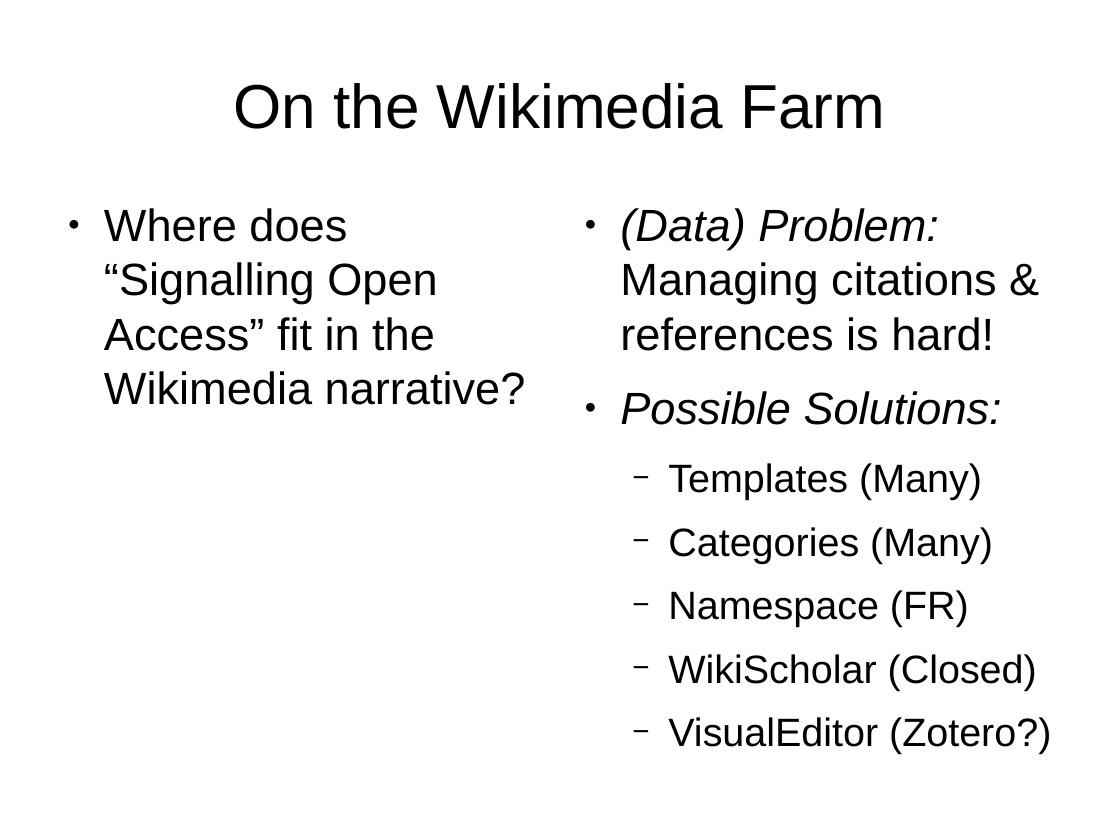
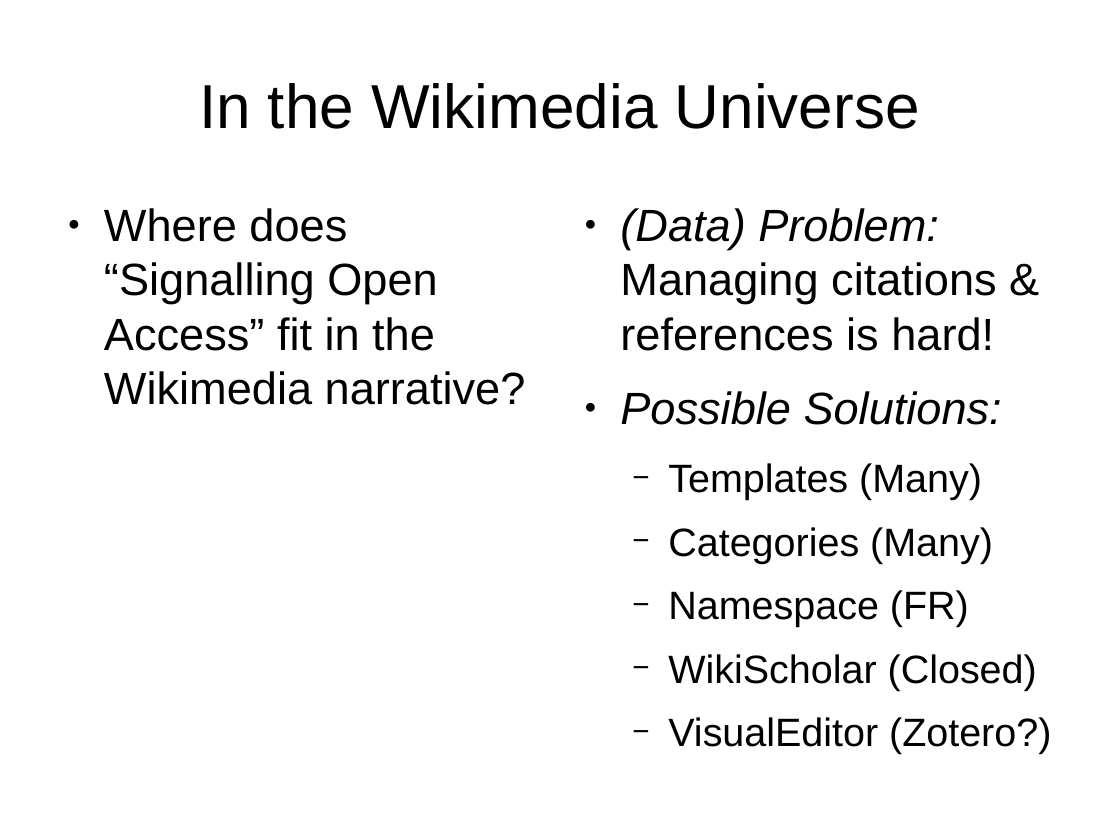
Before and after one commit to wpoa/OA-signalling, a slide deck: slide 23 of csvconf/csvconf_data-hacking_with_wikimedia_projects.odp (slide 30 before the commit). Drawn at 1120x840 pixels with LibreOffice and Linux fonts; fonts in the diff are those of the drawing. Boxes give left, top, right and bottom in pixels: in the first picture for what was removed or moved away, otherwise in the second. Text is boxed around its words. In the diff, an @@ line names an element or a change of style, - is before the commit and + after.

```diff
--- a/csvconf/csvconf_data-hacking_with_wikimedia_projects.odp
+++ b/csvconf/csvconf_data-hacking_with_wikimedia_projects.odp
@@ title at box(199, 83, 920, 129): text changed @@
-On the Wikimedia Farm
+In the Wikimedia Universe
```
Also in this commit, not shown: 5 other slides changed, 3 slides added, 9 slides removed.
